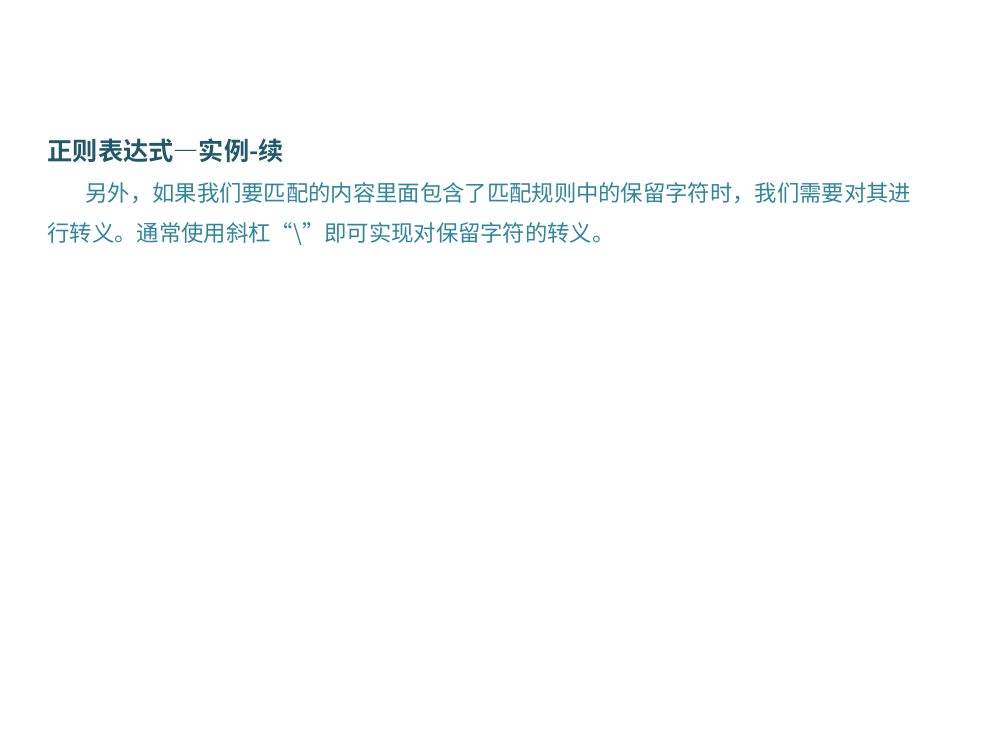
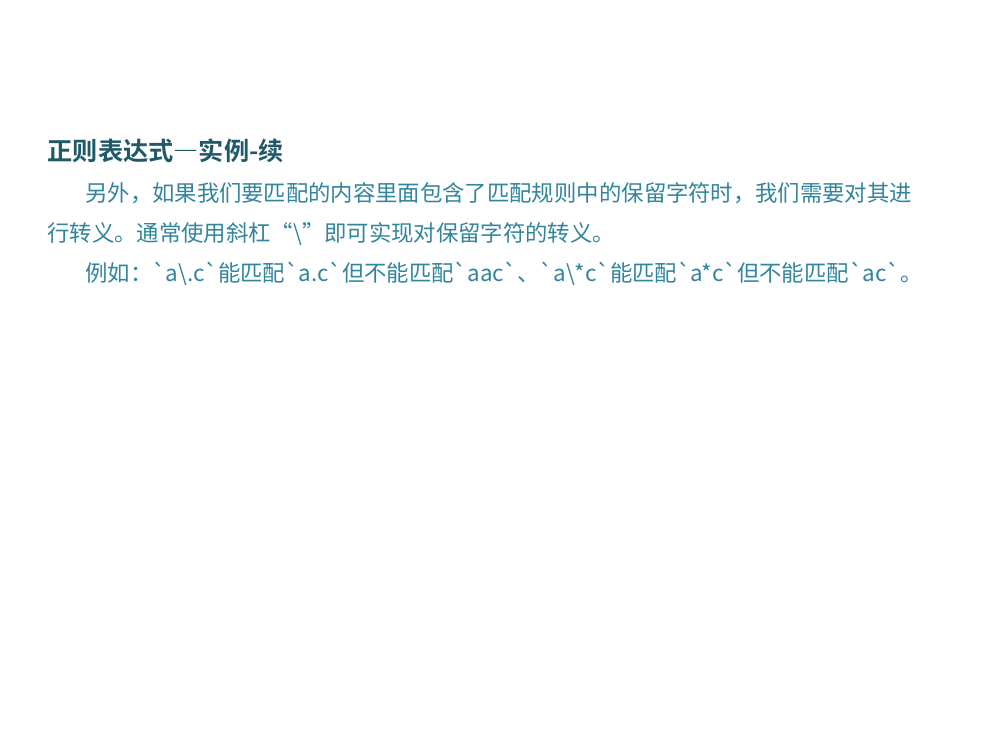
Before and after one commit to DataScienceCoding/Python-Web-Crawler, a slide deck: slide 53 of Python-Web-Crawler.pptx (slide 52 before the commit). Drawn at 1008x756 pixels with LibreOffice and Linux fonts; fonts in the diff are those of the drawing; background and template pictures are left out. Boxes give left, top, right and bottom in pixels: in the first picture for what was removed or moved away, otherwise in the second. Text is boxed around its words. In the diff, an @@ line names an element or a change of style, - is before the commit and + after.

```diff
--- a/Python-Web-Crawler.pptx
+++ b/Python-Web-Crawler.pptx
@@ text at bbox=[85, 261, 922, 285]: paragraph added @@
+例如：`a\.c`能匹配`a.c`但不能匹配`aac`、`a\*c`能匹配`a*c`但不能匹配`ac`。
```
Also in this commit, not shown: 3 other slides changed, 16 slides added, 8 other files.
